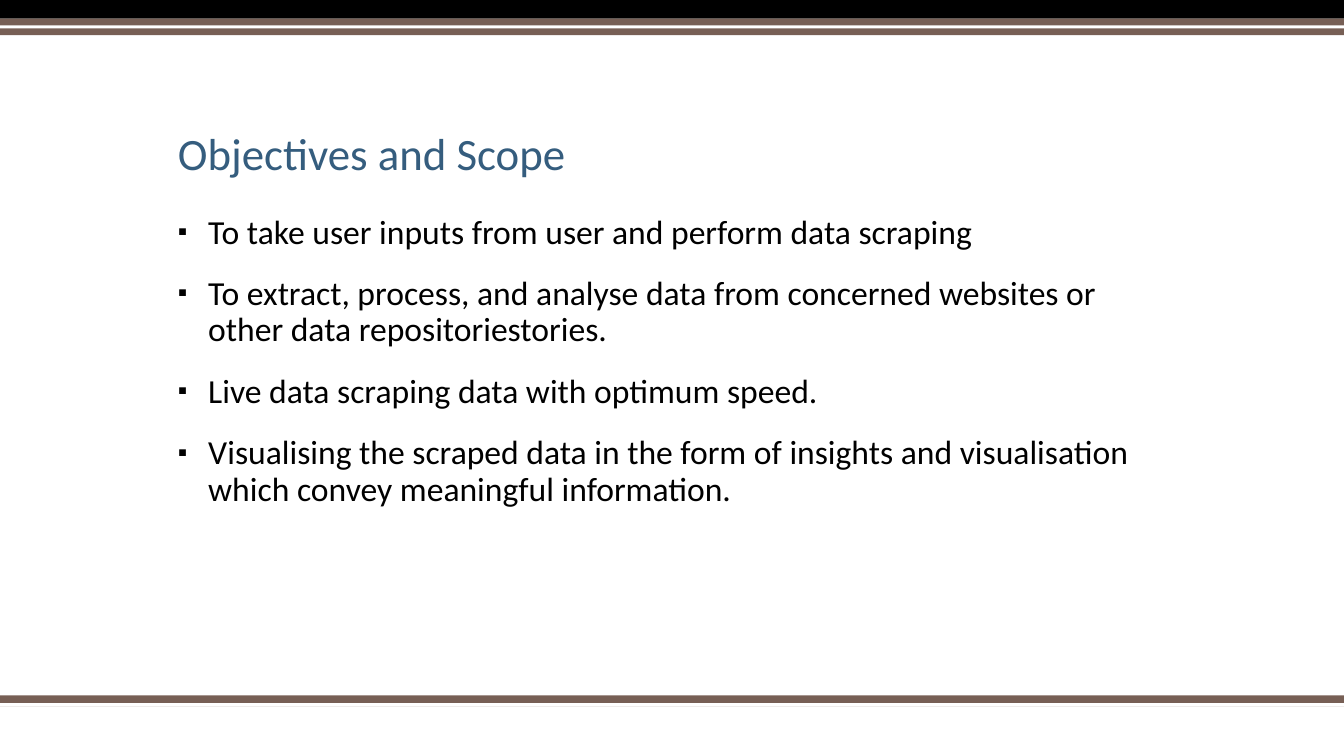
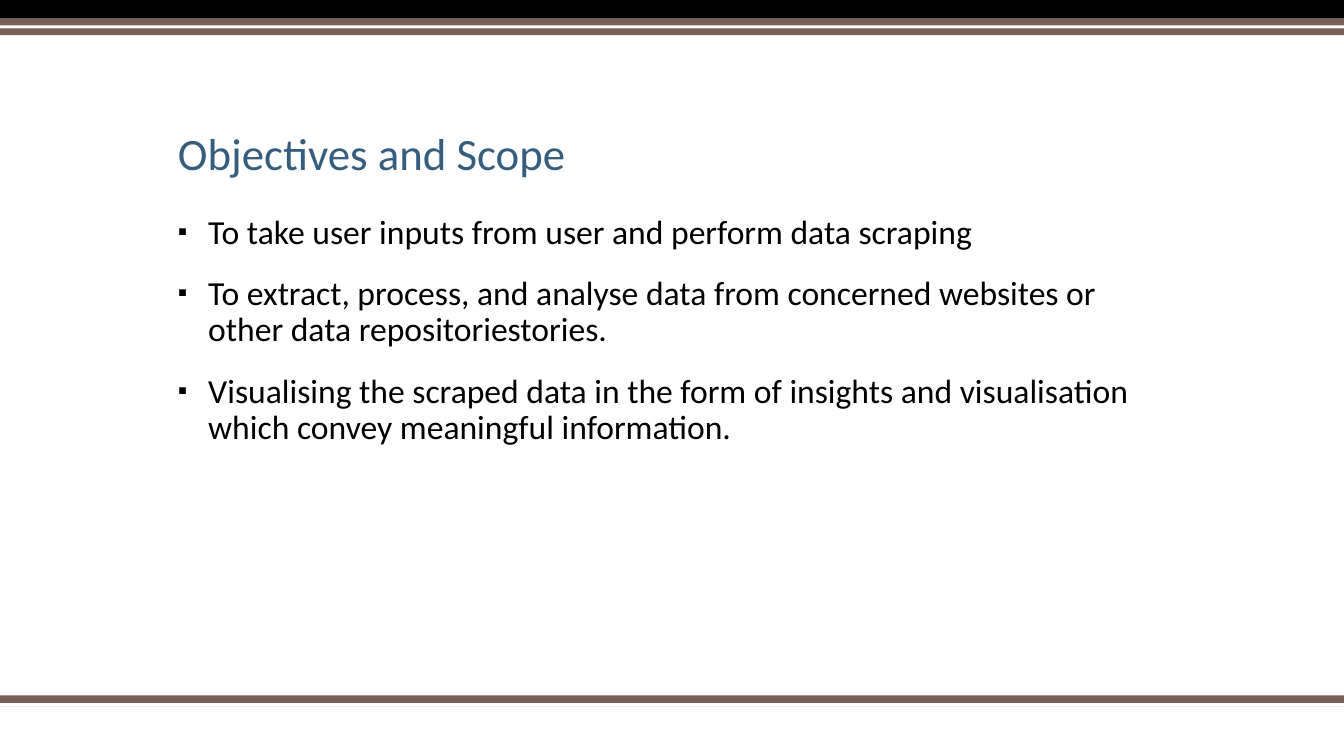
Before and after one commit to letsgoparth/minorproject, a slide deck: slide 3 of documentation/Data Scraping and Visualisation with Python.pptx. Drawn at 1344x756 pixels with LibreOffice and Linux fonts; fonts in the diff are those of the drawing; background and template pictures are left out. Boxes give left, top, right and bottom in pixels: in the first picture for what was removed or moved away, otherwise in the second. Text is boxed around its words. In the diff, an @@ line names an element or a change of style, - is before the commit and + after.

```diff
--- a/documentation/Data Scraping and Visualisation with Python.pptx
+++ b/documentation/Data Scraping and Visualisation with Python.pptx
@@ text at <box>208,379,817,409</box>: paragraph removed @@
-▪ Live data scraping data with optimum speed.
```
Also in this commit, not shown: 3 other slides changed, 3 slides added, 1 slide removed, 44 other files.
